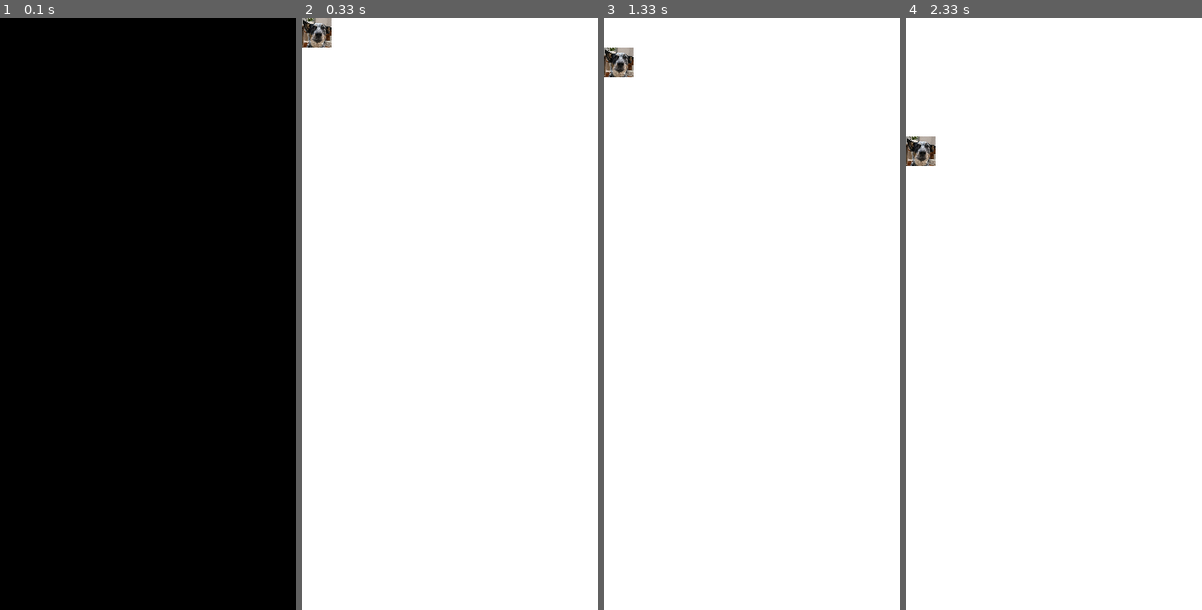
Above: before the commit, frames 1-4 (left to right).
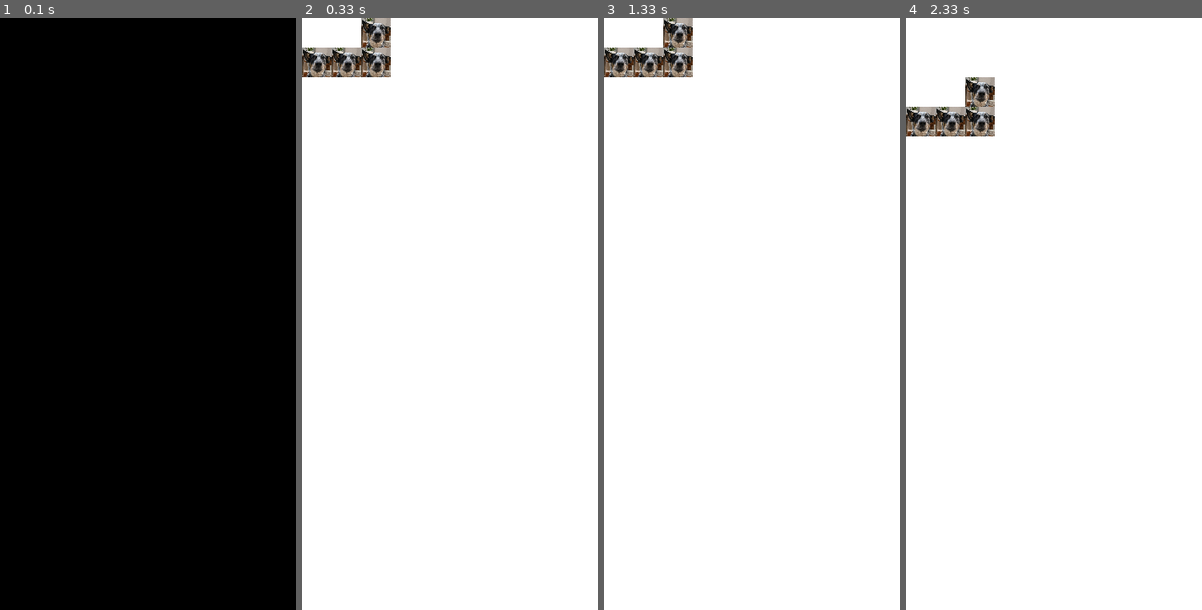
Above: after the commit, the same moments.

Repository: gihonglee/pyGame
Game: pygame game, started from tetris/main.py
The game is run twice, just before and just after one commit, with the same random seed, the same clock (stepped at 60 frames per second) and the same inputs.
Inputs:
- Up to frame 1 (0.1 s): no input
- Up to frame 2 (0.33 s): no input
- Up to frame 3 (1.33 s): no input
- Up to frame 4 (2.33 s): hold Down from 1.9 s (still down)

Frame 1 is identical in both runs. In frame 2, 2.5% of the frame differs, in the area x 0-30%, y 0-10%; in frame 3, 1.5%; in frame 4, 2.5%.

Commit message:
shapes added

Diff:
--- a/First Game/animal.py
+++ b/First Game/animal.py
@@ -23,3 +23,6 @@
         self.box.fill((200, 200, 200))
 
         animals_count[self.name] += 1
+
+b = Animal(1)
+print(b.index)
--- a/tetris/game_config.py
+++ b/tetris/game_config.py
@@ -1,4 +1,6 @@
 # 20 * 10 square grid, each grid will have 30 pixels
+import pygame
+import numpy as np
 grid_width = 35
 grid_height = 35
 grid_num_x = 10
@@ -11,3 +13,93 @@
 
 # Color
 WHITE = (255,255,255)
+
+# what do i need to define?
+
+i = [pygame.Rect(0,0, grid_width,grid_height),
+    pygame.Rect(0, grid_width,  grid_width, grid_height),
+    pygame.Rect(0, grid_width*2,  grid_width, grid_height),
+    pygame.Rect(0, grid_width*3,  grid_width, grid_height)]
+
+j = [pygame.Rect(0,0, grid_width,grid_height),
+    pygame.Rect(0, grid_width,  grid_width, grid_height),
+    pygame.Rect(grid_width, grid_width,  grid_width, grid_height),
+    pygame.Rect(grid_width*2, grid_width,  grid_width, grid_height)]
+
+l = [pygame.Rect(0,grid_width, grid_width,grid_height),
+    pygame.Rect(grid_width, grid_width,  grid_width, grid_height),
+    pygame.Rect(grid_width*2, grid_width,  grid_width, grid_height),
+    pygame.Rect(grid_width*2, 0,  grid_width, grid_height)]
+
+o = [pygame.Rect(0,0, grid_width,grid_height),
+    pygame.Rect(0, grid_width,  grid_width, grid_height),
+    pygame.Rect(grid_width, grid_width,  grid_width, grid_height),
+    pygame.Rect(grid_width, 0,  grid_width, grid_height)]
+
+s = [pygame.Rect(0,grid_width, grid_width,grid_height),
+    pygame.Rect(grid_width, grid_width,  grid_width, grid_height),
+    pygame.Rect(grid_width, 0,  grid_width, grid_height),
+    pygame.Rect(grid_width*2, 0,  grid_width, grid_height)]
+
+t = [pygame.Rect(0,grid_width, grid_width,grid_height),
+    pygame.Rect(grid_width, grid_width,  grid_width, grid_height),
+    pygame.Rect(grid_width*2, grid_width,  grid_width, grid_height),
+    pygame.Rect(grid_width, 0,  grid_width, grid_height)]
+
+z = [pygame.Rect(0,0, grid_width,grid_height),
+    pygame.Rect(grid_width, grid_width,  grid_width, grid_height),
+    pygame.Rect(grid_width*2, grid_width,  grid_width, grid_height),
+    pygame.Rect(grid_width, 0,  grid_width, grid_height)]
+
+BLOCKS = [i,j,l,o,s,t,z]
+
+class shape_list:
+    def __init__(self):
+        self.list = []
+    def add_shape(self,shape):
+        self.list.append(shape)
+
+    def status_update():
+        pass
+
+
+class shape:
+    def __init__(self,type):
+        self.main = type # block type
+
+    def okay_to_move(self,status,direction):
+        # push button -> if it can move, move.
+        # -> if not, either not move or stack
+        for rect in self.main:
+            pass # left cannot be done
+
+
+    def coor_update(self,direction):
+        if direction == "left":
+            for rect in self.main:
+                rect.x -= grid_height
+        elif direction == "right":
+            for rect in self.main:
+                rect.x += grid_height
+        elif direction == "down":
+            for rect in self.main:
+                rect.y += grid_height
+
+    def grav(self, speed):
+        for rect in self.main:
+            rect.y += speed
+
+    def handle_movements(key_pressed):
+
+        pass
+    def rotate(self):
+        pass
+
+    def bottom_y(self):
+        index = 0
+        y = -1
+        for rect in self.main:
+            if rect.y > y:
+                y = rect.y
+            index += 1
+        return y + grid_height
--- a/tetris/main.py
+++ b/tetris/main.py
@@ -1,17 +1,17 @@
 from numpy.core.defchararray import index
 import game_config as g
 import pygame
-import os
 import numpy as np
+import random
 
 # first make a screen with the given width and height
 # Let's make a movement that we drop the block to the bottom
-
+# now let's try to make a block since it is a first time let's create a 4*1 block 10/12/2021
 
 WIN = pygame.display.set_mode((g.WIDTH,g.HEIGHT))
 pygame.display.set_caption("My First Game, Tetris")
-block = pygame.image.load('IMG_1598.png')
-block =  pygame.transform.scale(block, (g.grid_width,g.grid_height))
+block_img = pygame.image.load('IMG_1598.png')
+block_img =  pygame.transform.scale(block_img, (g.grid_width,g.grid_height))
 
 # before it moves, it needs to check
 # 1) where the block is and see it can move into the direction that wants to go
@@ -19,47 +19,48 @@
 # 2-1) if it touch the bottom, if there is a 1 right below the block it gets stuck
 # 3) downward velocity
 
-def handle_movement(i, keys_pressed,dummy_list,dummy_r,status,status2):
-    if keys_pressed[pygame.K_LEFT] and dummy_r.x > 0: # left
-        if status[dummy_r.y // g.grid_height][dummy_r.x // g.grid_width -1 ] != 1:
-            dummy_r.x -= g.grid_width
-    if keys_pressed[pygame.K_RIGHT] and dummy_r.x  + dummy_r.width < g.WIDTH: # Righ
-        if status[dummy_r.y // g.grid_height][dummy_r.x // g.grid_width +1 ] != 1:
-            dummy_r.x += g.grid_width
-    if keys_pressed[pygame.K_DOWN] and dummy_r.y + dummy_r.height  < g.HEIGHT: # Down
+def handle_movement(i, keys_pressed,shapes,status):
+    if keys_pressed[pygame.K_LEFT] and shapes.x > 0: # left
+        if status[shapes.y // g.grid_height][shapes.x // g.grid_width -1 ] != 1:
+            shapes.x -= g.grid_width
+    if keys_pressed[pygame.K_RIGHT] and shapes.x  + shapes.width < g.WIDTH: # Righ
+        if status[shapes.y // g.grid_height][shapes.x // g.grid_width +1 ] != 1:
+            shapes.x += g.grid_width
+
+    if keys_pressed[pygame.K_DOWN] and shapes.list[i].bottom_y()  < g.HEIGHT: # Down
         # if it is in ground place on the ground
-        if dummy_r.y // g.grid_height:
-            dummy_r.y += g.grid_width
         # case 1, there is no block on the bottom
-        if (dummy_r.y // g.grid_height) == 19:
-            status_update(status, status2, dummy_r,i)
-        if (dummy_r.y // g.grid_height) < 19 and status[dummy_r.y // g.grid_height + 1][dummy_r.x // g.grid_width] == 1:
-            status_update(status, status2, dummy_r,i)
+        shapes.list[i].coor_update("down")
+        print(shapes.list[i].bottom_y() // g.grid_height)
+        if shapes.list[i].bottom_y() // g.grid_height == 20:
+            shapes,i= status_update(status, shapes,i)
 
-        # case 2, there is some block on the bottom
-    if status[dummy_r.y // g.grid_height][dummy_r.x // g.grid_width] == 1:
-        dummy_list.append(pygame.Rect(0,0, g.grid_width,g.grid_height))
-        i = i + 1
-    return i
+    return shapes,i
 
 
-def draw(dummy_list):
+def draw2(shapes):
     WIN.fill(g.WHITE)
-    for dummy in dummy_list:
-        WIN.blit(block, (dummy.x, dummy.y))
+    for shape in shapes.list:
+        for unit in shape.main:
+            WIN.blit(block_img, (unit.x, unit.y))
     pygame.display.update()
 
-def status_update(status, status2, dummy,i):
-    status[(dummy.y) // g.grid_height][dummy.x // g.grid_width] = 1
-    status2[(dummy.y) // g.grid_height][dummy.x // g.grid_width] = i
+def status_update(status, blocks,i):
+    for block in blocks[i].main:
+        status[(block.y) // g.grid_height][block.x // g.grid_width] = 1
+    blocks.append(g.shape())
+    i = i + 1
+    return blocks,i
 
-
+# let me define, shapes -> shape -> unit
 
 def main():
     clock = pygame.time.Clock()
     status = np.zeros((g.grid_num_y,g.grid_num_x))
-    status2 = np.zeros((g.grid_num_y,g.grid_num_x))
-    dummy_list = [pygame.Rect(0,0, g.grid_width,g.grid_height)]
+    shape_list = g.shape_list()
+    shape = g.shape(random.choice(g.BLOCKS))
+    shape_list.add_shape(shape)
+
     run = True
     i = 0
     j = 0
@@ -69,25 +70,13 @@
         for event in pygame.event.get():
             if event.type == pygame.QUIT:
                 run = False
-        if j % g.FPS ==0:
-            dummy_list[i].y += g.VEL
-            print(dummy_list[i].y // g.VEL)
-        if (dummy_list[i].y // g.grid_height) == 19:
-            status_update(status, status2, dummy_list[i],i)
-        if (dummy_list[i].y // g.grid_height) < 19 and status[dummy_list[i].y // g.grid_height + 1][dummy_list[i].x // g.grid_width] == 1:
-            status_update(status, status2, dummy_list[i],i)
-        if status[dummy_list[i].y // g.grid_height][dummy_list[i].x // g.grid_width] == 1:
-            dummy_list.append(pygame.Rect(0,0, g.grid_width,g.grid_height))
-            i = i + 1
-            print("yes")
         keys_pressed = pygame.key.get_pressed()
-        i = handle_movement(i,keys_pressed,dummy_list,dummy_list[i],status,status2)
-        for i in range(g.grid_num_y-1, -1, -1):
-            if sum(status[i,:]) == g.grid_num_x:
-                print("time to delete mofos")
-        draw(dummy_list)
+        #shape_list.handle_movement(keys_pressed)
+        shape_list,i = handle_movement(i,keys_pressed,shape_list,status)
+        draw2(shape_list)
 
     pygame.quit()
 
+
 if __name__ == "__main__":
     main()
